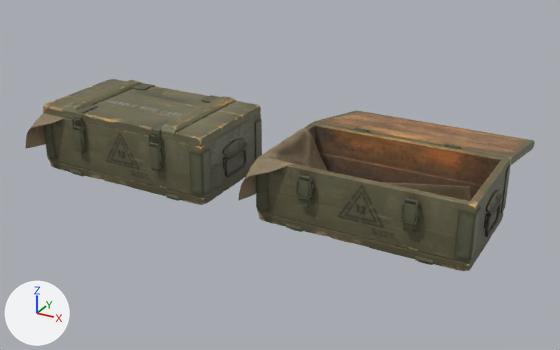
Renders of the glTF model cashclash/desktop/assets/models/military_crate.glb from each side of a commit.
The view is the same before and after, from a 50 mm lens placed at (1.386, -2.355, 1.28), pointed at (0.017, 0.134, 0.035). The axes (+X, +Y, +Z) are drawn at lower left. The lights are the same throughout. The older version comes first.

Objects in the first picture: 'old_military_crate_a', 'old_military_crate_b', 'old_military_crate_cloth_a', 'old_military_crate_cloth_b', 'old_military_crate_latch_a', 'old_military_crate_latch_b', 'old_military_crate_lid_a', 'old_military_crate_lid_b', 'old_military_crate_loop_a', 'old_military_crate_loop_b'.
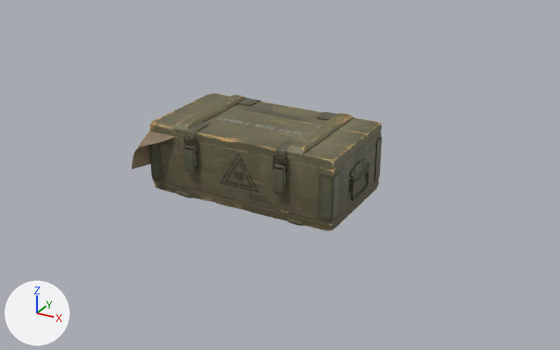
Patch to the scene script:
```diff
--- a/cashclash/desktop/assets/models/military_crate.glb.py
+++ b/cashclash/desktop/assets/models/military_crate.glb.py
@@ ob_old_military_crate_lid_a @@
 ob_old_military_crate_lid_a = bpy.data.objects.new('old_military_crate_lid_a', me_mesh_005)
-ob_old_military_crate_lid_a.location = (-0.354, 0.222, 0.251)
+ob_old_military_crate_lid_a.location = (0.151, 0.262, 0.251)
@@ ob_old_military_crate_loop_a @@
 ob_old_military_crate_loop_a = bpy.data.objects.new('old_military_crate_loop_a', me_nurbspath)
-ob_old_military_crate_loop_a.location = (-0.5, -0.223, 0.209)
+ob_old_military_crate_loop_a.location = (0.005, -0.183, 0.209)
@@ ob_old_military_crate_latch_a @@
 ob_old_military_crate_latch_a = bpy.data.objects.new('old_military_crate_latch_a', me_cube_006)
-ob_old_military_crate_latch_a.location = (-0.5, -0.227, 0.227)
+ob_old_military_crate_latch_a.location = (0.005, -0.187, 0.227)
@@ ob_old_military_crate_cloth_a @@
 ob_old_military_crate_cloth_a = bpy.data.objects.new('old_military_crate_cloth_a', me_cloth_mflat_002)
-ob_old_military_crate_cloth_a.location = (-0.5, 0.0, 0.024)
+ob_old_military_crate_cloth_a.location = (0.005, 0.04, 0.024)
@@ ob_old_military_crate_a @@
 ob_old_military_crate_a = bpy.data.objects.new('old_military_crate_a', me_mesh_015)
-ob_old_military_crate_a.location = (-0.5, 0.0, 0.0)
+ob_old_military_crate_a.location = (0.005, 0.04, 0.0)
@@ ob_old_military_crate_lid_b @@
-ob_old_military_crate_lid_b = bpy.data.objects.new('old_military_crate_lid_b', me_mesh_005)
-ob_old_military_crate_lid_b.location = (0.646, 0.222, 0.251)
-ob_old_military_crate_lid_b.rotation_euler = (2.953, 0.0, 0.0)  # degrees (169, 0, 0)
@@ ob_old_military_crate_loop_b @@
-ob_old_military_crate_loop_b = bpy.data.objects.new('old_military_crate_loop_b', me_nurbspath)
-ob_old_military_crate_loop_b.location = (0.5, -0.223, 0.209)
-ob_old_military_crate_loop_b.rotation_euler = (2.773, 0.0, 0.0)  # degrees (159, 0, 0)
@@ ob_old_military_crate_latch_b @@
-ob_old_military_crate_latch_b = bpy.data.objects.new('old_military_crate_latch_b', me_cube_006)
-ob_old_military_crate_latch_b.location = (0.5, -0.227, 0.227)
@@ ob_old_military_crate_cloth_b @@
-ob_old_military_crate_cloth_b = bpy.data.objects.new('old_military_crate_cloth_b', me_cloth_mflat_002)
-ob_old_military_crate_cloth_b.location = (0.5, 0.0, 0.024)
@@ ob_old_military_crate_b @@
-ob_old_military_crate_b = bpy.data.objects.new('old_military_crate_b', me_mesh_015)
-ob_old_military_crate_b.location = (0.5, 0.0, 0.0)
```

Where the change shows, as pixel boxes [x1, y1, x2, y2] in the pictures (560 x 350 px):
'old_military_crate_b', deleted
    before: [256, 122, 511, 271]
'old_military_crate_a', moved
    before: [43, 113, 262, 205]
    after: [149, 131, 382, 231]
'old_military_crate_lid_a', moved
    before: [43, 79, 261, 146]
    after: [150, 93, 382, 169]
'old_military_crate_lid_b', deleted (brown)
    before: [314, 110, 535, 165]
'old_military_crate_cloth_b', deleted (brown)
    before: [238, 128, 472, 201]
'old_military_crate_latch_a', moved
    before: [72, 125, 162, 172]
    after: [185, 144, 286, 196]
'old_military_crate_cloth_a', moved
    before: [25, 113, 65, 148]
    after: [132, 131, 176, 169]
'old_military_crate_latch_b', deleted
    before: [299, 174, 419, 232]
'old_military_crate_loop_a', moved
    before: [72, 117, 163, 150]
    after: [184, 136, 288, 173]
'old_military_crate_loop_b', deleted
    before: [296, 180, 421, 225]
